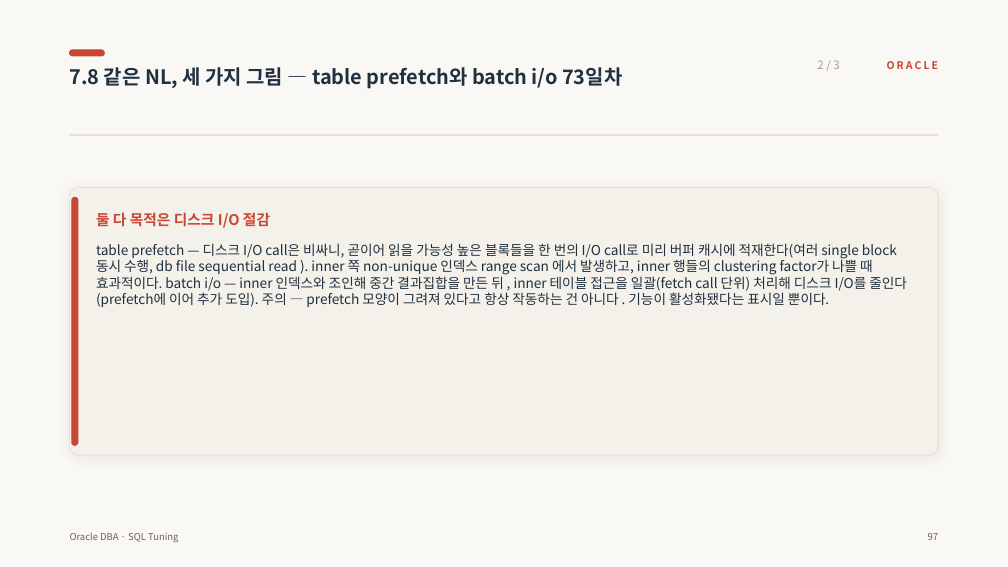
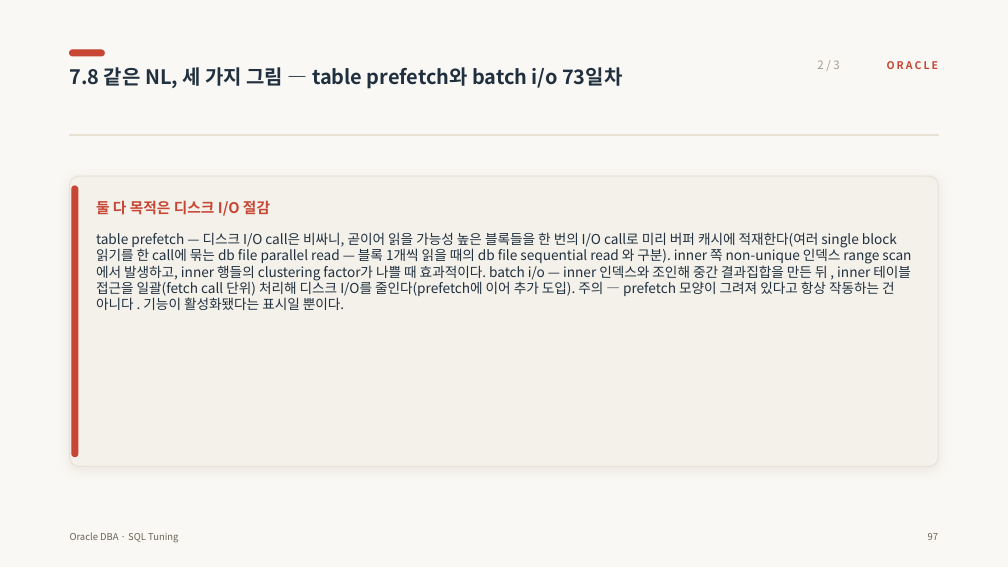
Before and after one commit to jokwangwon/ora-ppt-gen, a slide deck: slide 106 of files/sql_tuning.pptx. Drawn at 1008x567 pixels with LibreOffice and Linux fonts; fonts in the diff are those of the drawing. Boxes give left, top, right and bottom in pixels: in the first picture for what was removed or moved away, otherwise in the second. Text is boxed around its words. In the diff, an @@ line names an element or a change of style, - is before the commit and + after.

```diff
--- a/files/sql_tuning.pptx
+++ b/files/sql_tuning.pptx
@@ rounded rectangle: place and size @@
-rounded rectangle at [70,188,938,455]
+rounded rectangle at [70,176,938,467]
@@ rounded rectangle at [70,176,938,467]: proportions changed @@
@@ rounded rectangle: place and size @@
-rounded rectangle at [72,197,78,445]
+rounded rectangle at [72,186,78,457]
@@ text "둘 다 목적은 디스크 I/O ...": place and size @@
-text "둘 다 목적은 디스크 I/O ..." at [96,212,270,228]
+text "둘 다 목적은 디스크 I/O ..." at [96,200,270,216]
@@ text at [96,232,911,310]: text changed @@
-table prefetch — 디스크 I/O call은 비싸니, 곧이어 읽을 가능성 높은 블록들을 한 번의 I/O call로 미리 버퍼 캐시에 적재한다(여러 single block 동시 수행, db file sequential read ). inner 쪽 non-unique 인덱스 range scan 에서 발생하고, inner 행들의 clustering factor가 나쁠 때 효과적이다. batch i/o — inner 인덱스와 조인해 중간 결과집합을 만든 뒤 , inner 테이블 접근을 일괄(fetch call 단위) 처리해 디스크 I/O를 줄인다(prefetch에 이어 추가 도입). 주의 — prefetch 모양이 그려져 있다고 항상 작동하는 건 아니다 . 기능이 활성화됐다는 표시일 뿐이다.
+table prefetch — 디스크 I/O call은 비싸니, 곧이어 읽을 가능성 높은 블록들을 한 번의 I/O call로 미리 버퍼 캐시에 적재한다(여러 single block 읽기를 한 call에 묶는 db file parallel read — 블록 1개씩 읽을 때의 db file sequential read 와 구분). inner 쪽 non-unique 인덱스 range scan 에서 발생하고, inner 행들의 clustering factor가 나쁠 때 효과적이다. batch i/o — inner 인덱스와 조인해 중간 결과집합을 만든 뒤 , inner 테이블 접근을 일괄(fetch call 단위) 처리해 디스크 I/O를 줄인다(prefetch에 이어 추가 도입). 주의 — prefetch 모양이 그려져 있다고 항상 작동하는 건 아니다 . 기능이 활성화됐다는 표시일 뿐이다.
```
Also in this commit, not shown: 27 other slides changed, 1 slide added, 14 other files.
